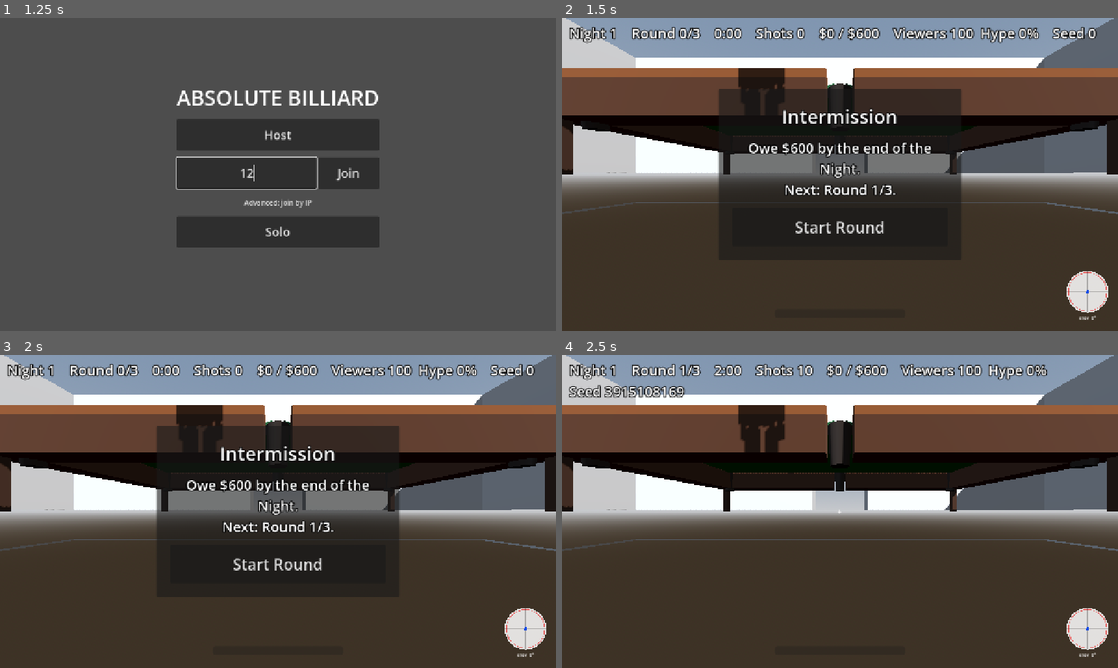
Above: before the commit, frames 1-4 (two rows, left to right).
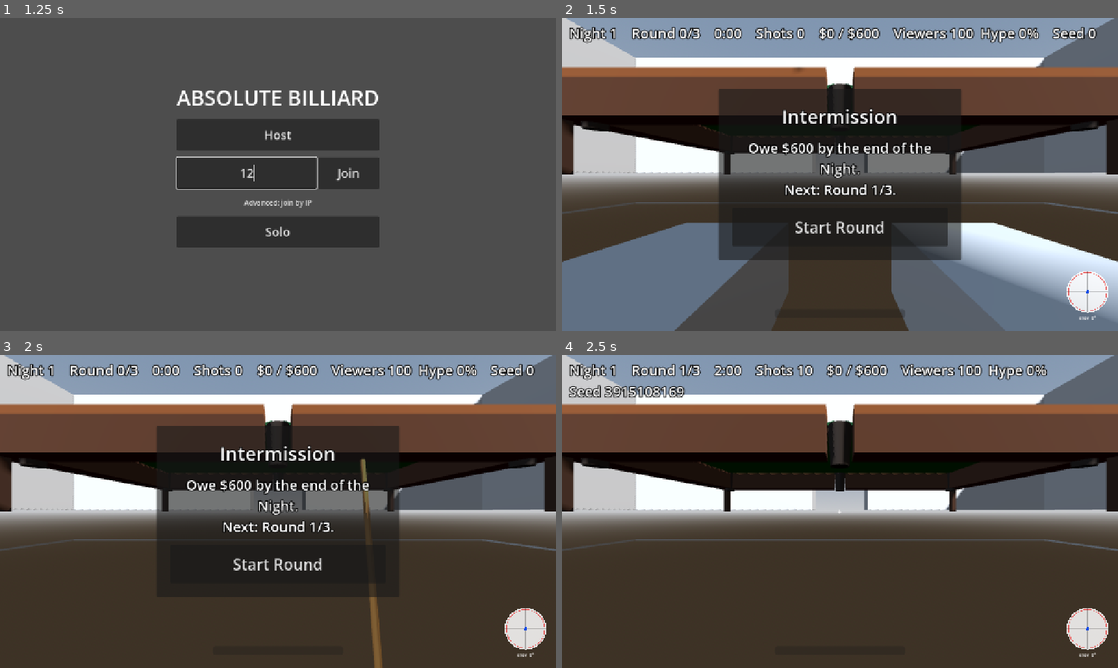
Above: after the commit, the same moments.

Repository: Cleans3/absolute-billiard
Game: Godot game, scene res://src/levels/Lobby.tscn
Same seed, same stepped clock (60 frames per second), same inputs: the game is played once before the commit and once after it.
Inputs (mouse positions are in pixels of both pictures, inside the frame that each line leads up to):
- Up to frame 1 (1.25 s): click (244, 174) at 0.52 s; type "12" at 0.6 s
- Up to frame 2 (1.5 s): click "Solo" at 1.25 s
- Up to frame 3 (2 s): no input
- Up to frame 4 (2.5 s): click "Start Round" at 2 s

Frame 1 is identical in both runs. In frame 2, 25% of the frame differs, in the area x 0-100%, y 0-100%; in frame 3, 2.5%; in frame 4, 2.4%.

Commit message:
perf: collision layers 07 §1, Jolt limits trim, mobile project settings (M0)
Co-Authored-By: Claude Sonnet 5.5 <noreply@anthropic.com>

Diff:
--- a/project.godot
+++ b/project.godot
@@ -14,6 +14,7 @@
 run/main_scene="res://src/levels/Lobby.tscn"
 config/features=PackedStringArray("4.7", "Mobile")
 config/icon="res://icon.svg"
+run/max_fps=60
 
 [autoload]
 
@@ -26,6 +27,7 @@
 window/stretch/mode="canvas_items"
 window/stretch/aspect="expand"
 window/handheld/orientation=4
+window/vsync/vsync_mode=1
 
 [editor_plugins]
 
@@ -160,8 +162,23 @@
 jolt_physics_3d/simulation/sleep_time_threshold=0.3
 jolt_physics_3d/limits/max_angular_velocity=600.0
 common/physics_interpolation=true
+common/max_physics_steps_per_frame=8
+jolt_physics_3d/limits/max_bodies=512
+jolt_physics_3d/limits/max_body_pairs=4096
+jolt_physics_3d/limits/max_contact_constraints=2048
+jolt_physics_3d/limits/temporary_memory_buffer_size=8
 
 [rendering]
 
 renderer/rendering_method="mobile"
 textures/vram_compression/import_etc2_astc=true
+anti_aliasing/quality/msaa_3d=1
+scaling_3d/mode=0
+scaling_3d/scale=1.0
+lights_and_shadows/directional_shadow/size=1024
+lights_and_shadows/positional_shadow/atlas_size=2048
+lights_and_shadows/positional_shadow/atlas_quadrant_0_subdiv=2
+lights_and_shadows/positional_shadow/atlas_quadrant_1_subdiv=0
+lights_and_shadows/positional_shadow/atlas_quadrant_2_subdiv=0
+lights_and_shadows/positional_shadow/atlas_quadrant_3_subdiv=0
+occlusion_culling/use_occlusion_culling=false
--- a/src/gameplay/balls/Ball.tscn
+++ b/src/gameplay/balls/Ball.tscn
@@ -16,6 +16,7 @@
 bounce = 0.95
 
 [node name="Ball" type="RigidBody3D"]
+collision_mask = 7
 mass = 0.17
 physics_material_override = SubResource("PhysicsMaterial_ball")
 continuous_cd = true
--- a/src/gameplay/player/Player.tscn
+++ b/src/gameplay/player/Player.tscn
@@ -87,6 +87,8 @@
 size = Vector3(0.09, 0.06, 0.24)
 
 [node name="Player" type="CharacterBody3D" unique_id=1104520311]
+collision_layer = 8
+collision_mask = 10
 script = ExtResource("1_player")
 
 [node name="Body" type="CollisionShape3D" parent="." unique_id=1104520312]
--- a/src/gameplay/table/table_builder.gd
+++ b/src/gameplay/table/table_builder.gd
@@ -5,6 +5,11 @@
 ## Cushion colliders sit at nose height; the angled facings replace the old free jaw cylinders
 ## so a ball approaching a pocket off-angle rattles against a shaped jaw, not a peg.
 ## Visuals are table_visuals.gd's job — this file never adds a MeshInstance3D.
+
+# 07 §1 layer bits: balls 1, table (bed + rails) 2, pockets 3, world 4 (players, props). Ball mask = 1|2|3.
+const LAYER_TABLE := 1 << 1
+const LAYER_POCKET := 1 << 2
+const BALL_LAYER := 1
 
 const FACING_LENGTH_RATIO := 1.5  # facing-stub length as a multiple of ball radius
 
@@ -43,6 +48,8 @@
 static func _build_bed(parent: Node3D, spec: TableSpec, y: float) -> void:
 	var body := StaticBody3D.new()
 	body.name = "Bed"
+	body.collision_layer = LAYER_TABLE
+	body.collision_mask = 0
 	body.physics_material_override = _cloth_material(spec)
 	var shape := CollisionShape3D.new()
 	var box := BoxShape3D.new()
@@ -74,6 +81,8 @@
 static func _build_cushion(parent: Node3D, spec: TableSpec, rail: TableLayout.RailSegment, y: float) -> void:
 	var body := StaticBody3D.new()
 	body.name = String(rail.id)
+	body.collision_layer = LAYER_TABLE
+	body.collision_mask = 0
 	body.set_meta(&"rail_id", rail.id)
 	body.set_meta(&"rail_normal", rail.inward_normal)
 	var pm := PhysicsMaterial.new()
@@ -141,6 +150,9 @@
 	var area := Area3D.new()
 	area.name = "Drop_" + String(pocket.id)
 	area.set_meta(&"pocket_id", pocket.id)
+	area.collision_layer = LAYER_POCKET
+	area.collision_mask = BALL_LAYER
+	area.monitorable = false
 	for dz in layout.drop_zones:
 		if dz.pocket_id != pocket.id:
 			continue
